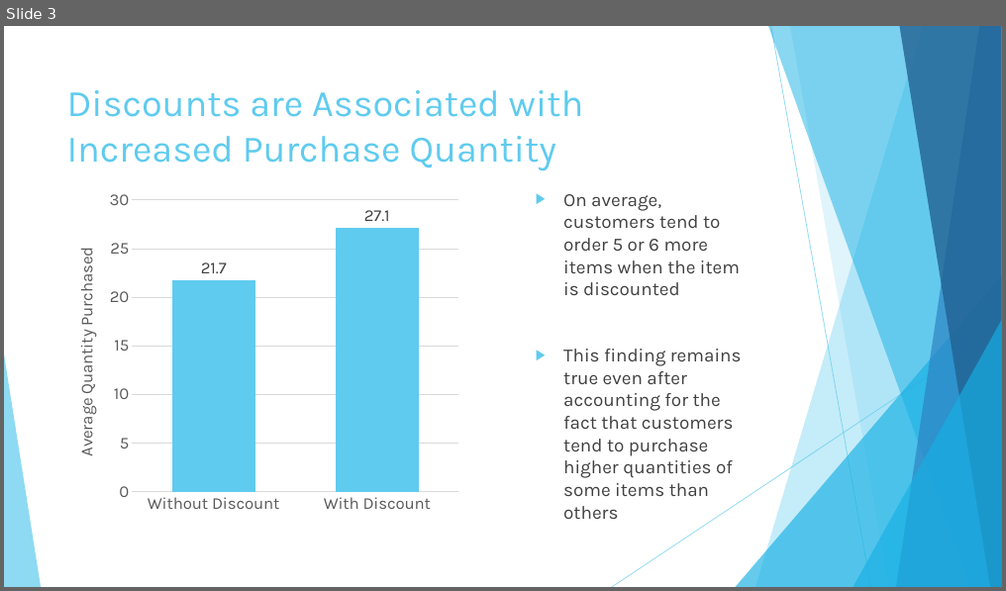
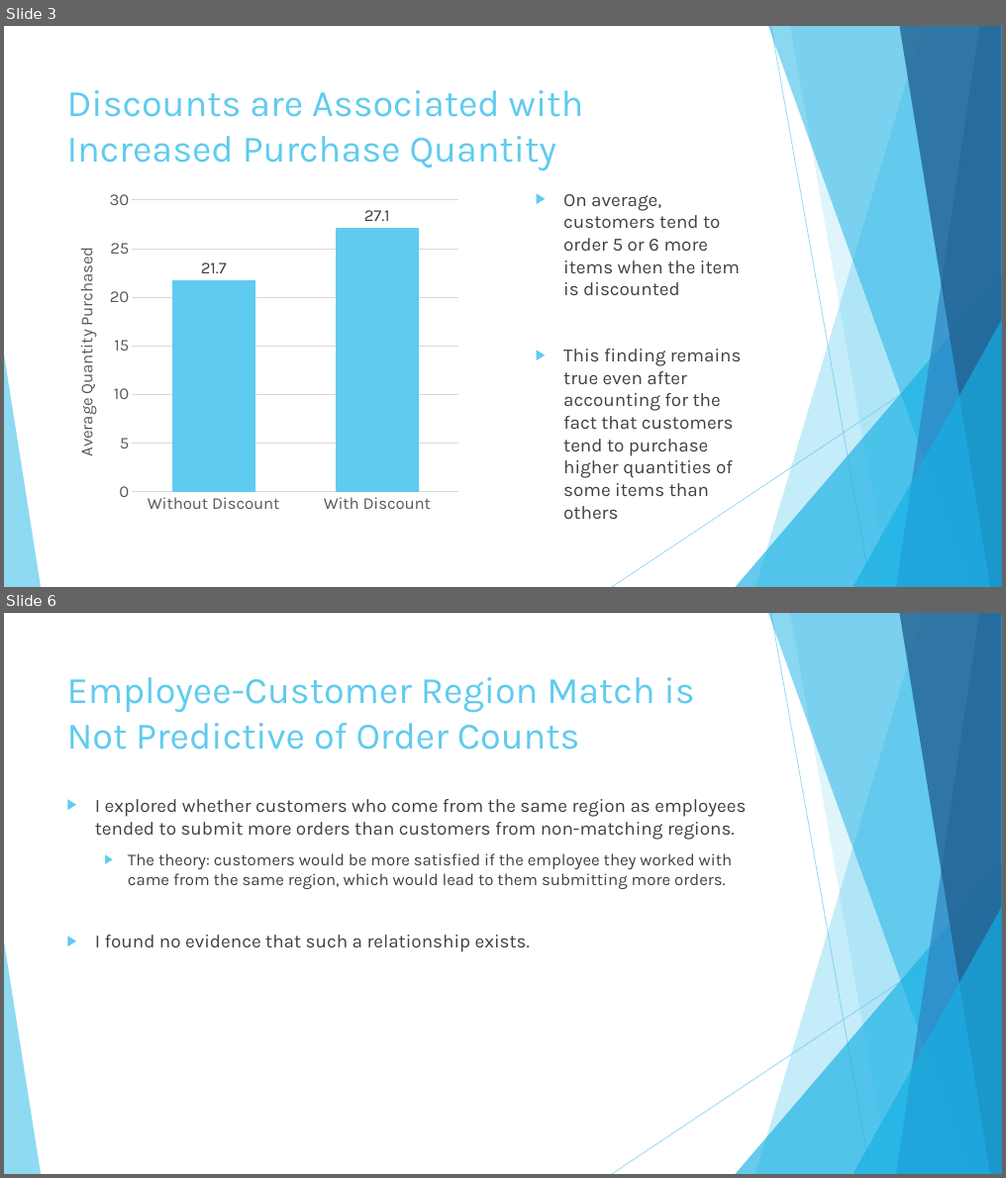
Before and after one commit to DavidBraslow/dsc-2-final-project-online-ds-sp-000, a slide deck: presentation.pptx. Shown one above the other, each under a label of ours: slide 3 before the commit, slides 3 and 6 after it; the slides between them are not shown. The pictures are 1006x591 and 1006x1178 pixels, drawn with LibreOffice and Linux fonts; fonts in the diff are those of the drawing. Boxes give left, top, right and bottom in pixels: in the first picture for what was removed or moved away, otherwise in the second. Text is boxed around its words. In the diff, an @@ line names an element or a change of style, - is before the commit and + after.

```diff
--- a/presentation.pptx
+++ b/presentation.pptx
@@ slide 6 added at (4,613,1002,1174), background #FFFFFF; not listed: 10 template elements that a slide beside it also shows @@
@@ title added at (67,677,695,750), 36 pt, text #5FCBEF @@
+Employee-Customer Region Match is Not Predictive of Order Counts
@@ text added at (95,799,746,953), 18 pt, text #404040 @@
+▶ I explored whether customers who come from the same region as employees tended to submit more orders than customers from non-matching regions.
+  ▶ The theory: customers would be more satisfied if the employee they worked with came from the same region, which would lead to them submitting more orders.
+▶ I found no evidence that such a relationship exists.
```
Also in this commit, not shown: 3 slides changed, 1 other slide added, 2 other files.
